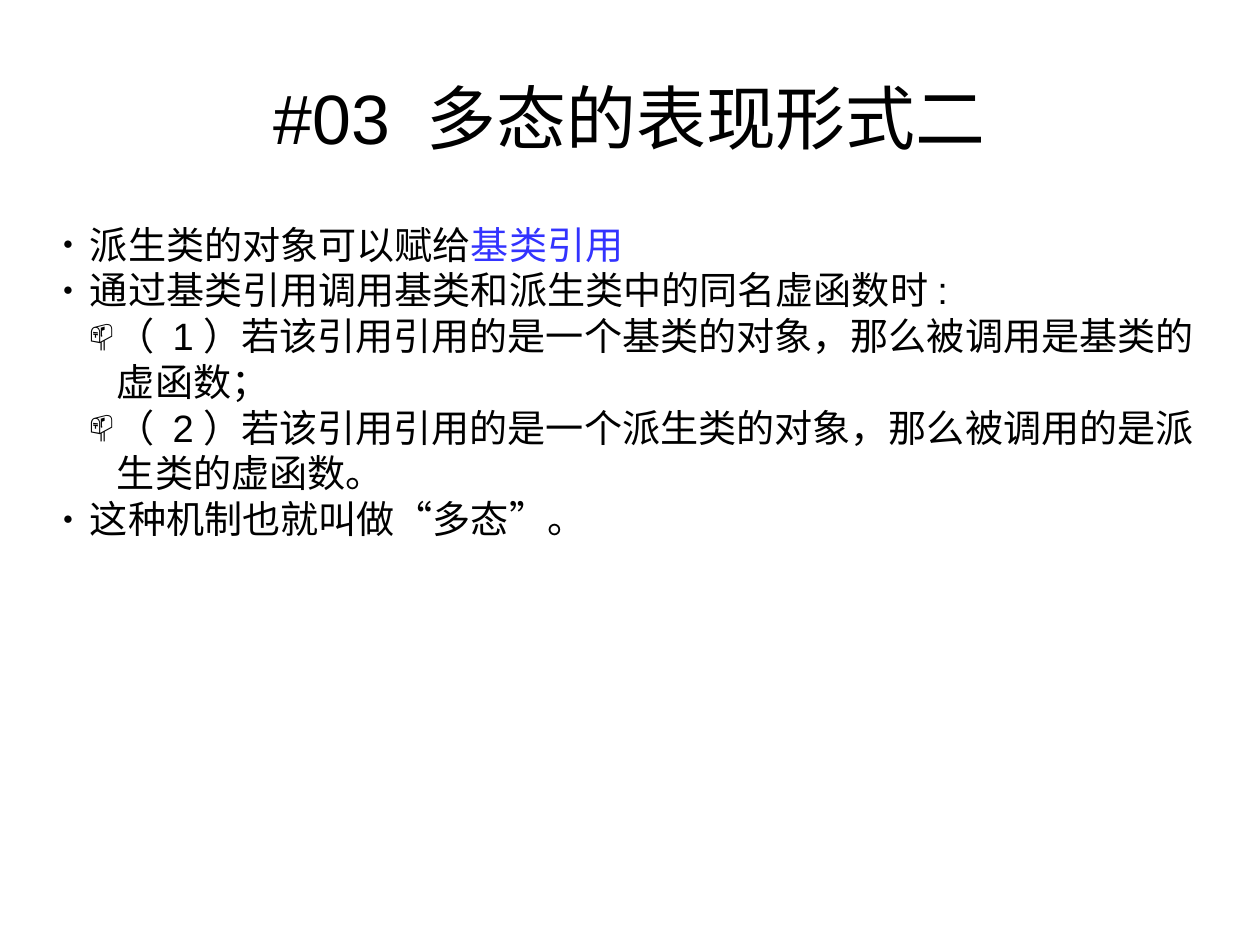
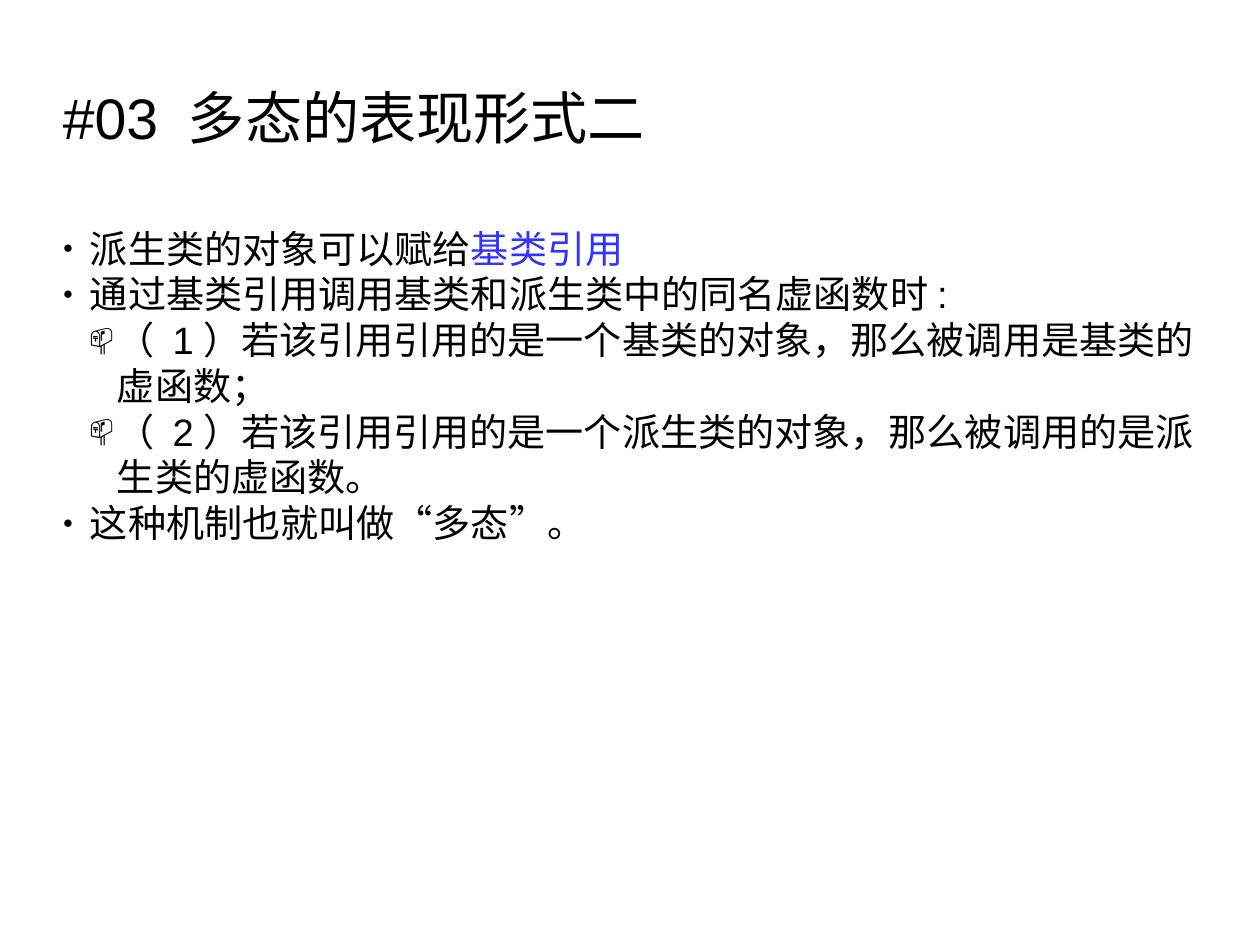
Before and after one commit to botaichang/cplus_slides, a slide deck: slide 4 of c++deep022_虚函数与多态.pptx. Drawn at 1260x945 pixels with LibreOffice and Linux fonts; fonts in the diff are those of the drawing; background and template pictures are left out. Boxes give left, top, right and bottom in pixels: in the first picture for what was removed or moved away, otherwise in the second. Text is boxed around its words. In the diff, an @@ line names an element or a change of style, - is before the commit and + after.

```diff
--- a/c++deep022_虚函数与多态.pptx
+++ b/c++deep022_虚函数与多态.pptx
@@ text "#03 多态的表现形式二": place and size @@
-text "#03 多态的表现形式二" at [274,85,986,150]
+text "#03 多态的表现形式二" at [63,90,645,144]
@@ text "#03 多态的表现形式二" at [63,90,645,144]: size 44 to 36 pt; alignment centre to left @@
@@ text "派生类的对象可以赋给基类引用": place and size @@
-text "派生类的对象可以赋给基类引用" at [90,227,1194,536]
+text "派生类的对象可以赋给基类引用" at [90,231,1194,540]
```
Also in this commit, not shown: 4 other slides changed, 6 slides added, 5 other files.
